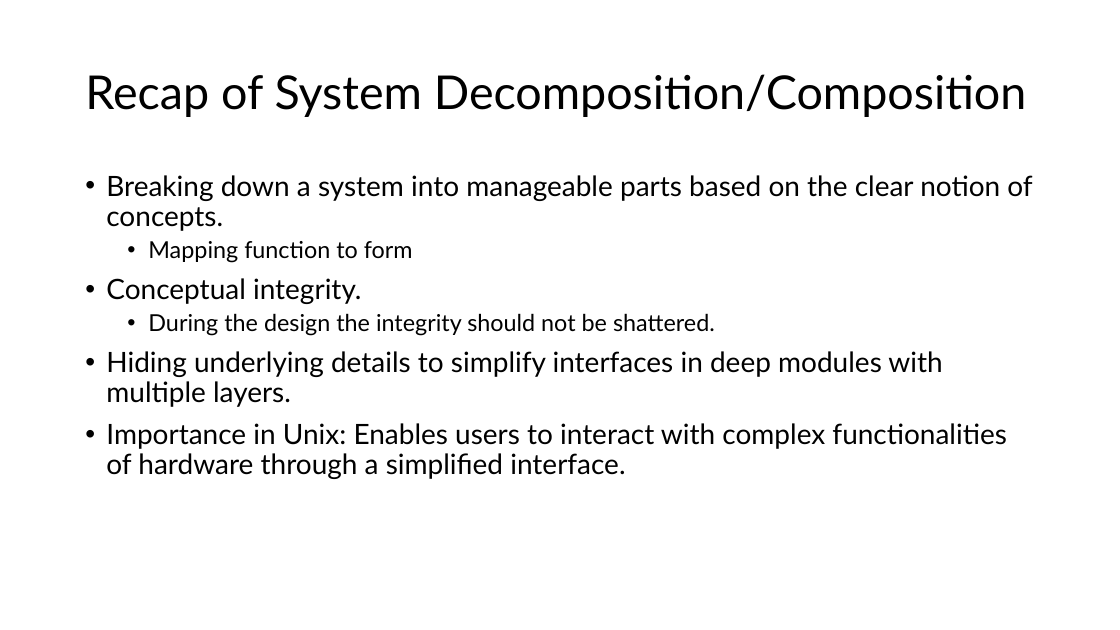
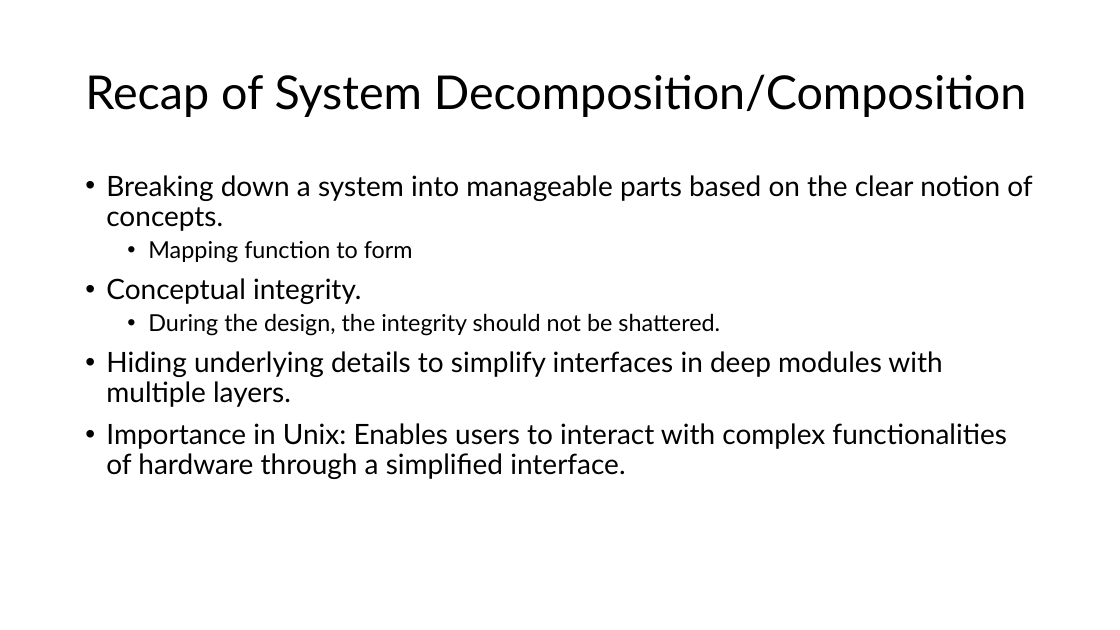
Before and after one commit to aregm/system-design-course, a slide deck: slide 5 of docs/Lecture 5.pptx. Drawn at 1120x630 pixels with LibreOffice and Linux fonts; fonts in the diff are those of the drawing. Boxes give left, top, right and bottom in pixels: in the first picture for what was removed or moved away, otherwise in the second. Text is boxed around its words. In the diff, an @@ line names an element or a change of style, - is before the commit and + after.

```diff
--- a/docs/Lecture 5.pptx
+++ b/docs/Lecture 5.pptx
@@ text at (148,313,720,336): text changed @@
-  • During the design the integrity should not be shattered.
+  • During the design, the integrity should not be shattered.
```
Also in this commit, not shown: 20 other slides changed, 2 slides added, 1 slide removed.
